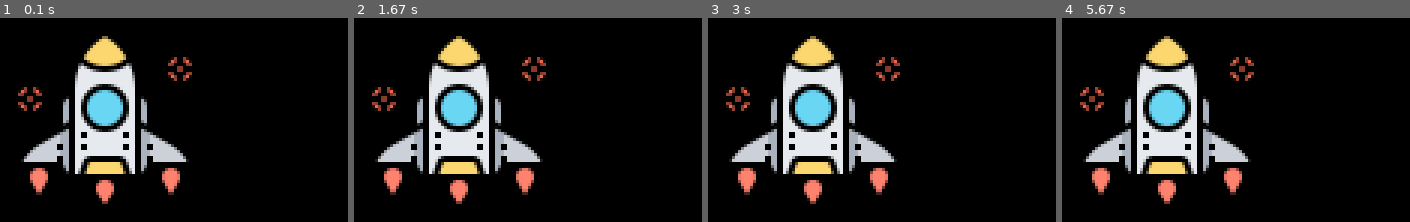
Above: before the commit, frames 1-4 (left to right).
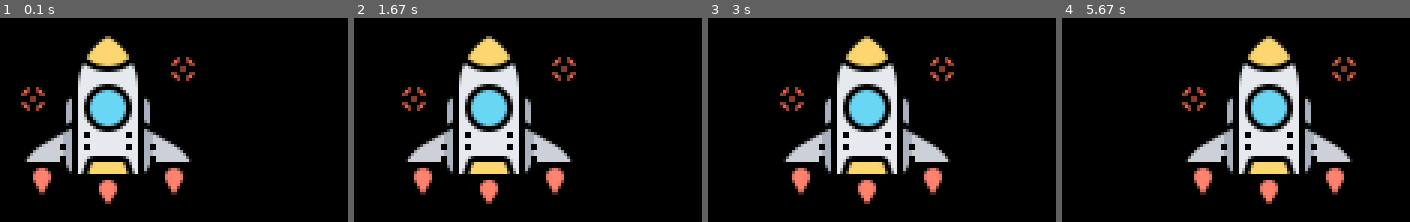
Above: after the commit, the same moments.

Repository: stephenh67/pygame_programs
Game: pygame game, started from space_invaders/si.py
The game is run twice, just before and just after one commit, with the same random seed, the same clock (stepped at 60 frames per second) and the same inputs.
Inputs:
- Up to frame 1 (0.1 s): no input
- Up to frame 2 (1.67 s): no input
- Up to frame 3 (3 s): no input
- Up to frame 4 (5.67 s): no input

The runs differ from the first frame. In frame 1, 8.2% of the frame differs, in the area x 5-57%, y 8-92%; in frame 2, 21%; in frame 3, 24%; in frame 4, 27%, in the area x 5-85%, y 8-92%.

Commit message:
add movement

Diff:
--- a/space_invaders/si.py
+++ b/space_invaders/si.py
@@ -12,25 +12,27 @@
 pygame.display.set_icon(icon)
 
 
-def player():
-    screen.blit(player_img, (player_x, player_y))
+def player(x, y):
+    screen.blit(player_img, (x, y))
+
 
 # player
 player_img = pygame.image.load('images/rocket.png')
 player_x = 370
 player_y = 400
+player_x_change = 5
 
 # game loop
 running = True
 while running:
 
     screen.fill((0, 0, 0))
-
+    player_x += 0.1
     for event in pygame.event.get():
         if event.type == pygame.QUIT:
             running = False
 
 
 
-    player()
+    player(player_x, player_y)
     pygame.display.update()
